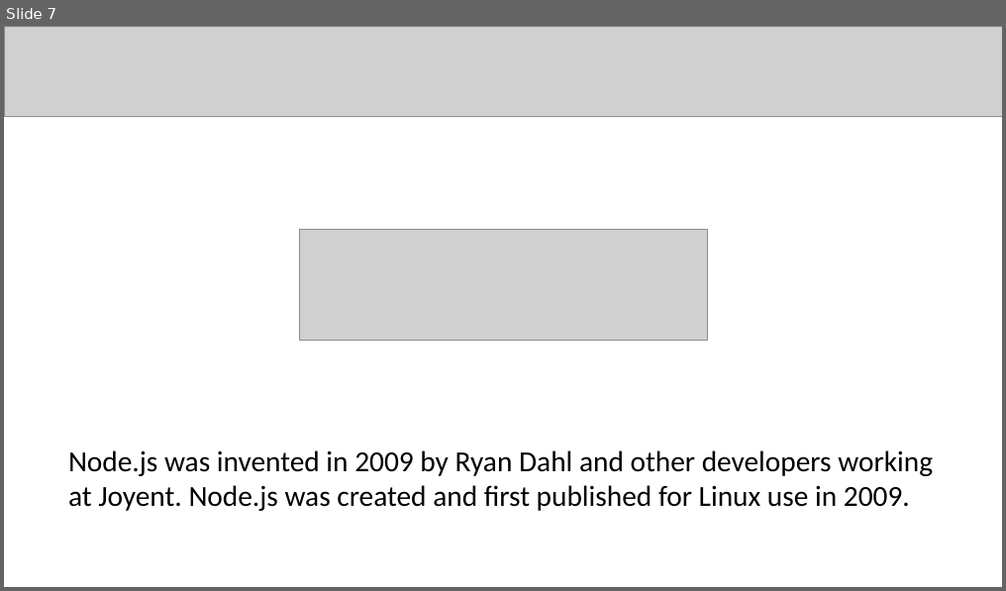
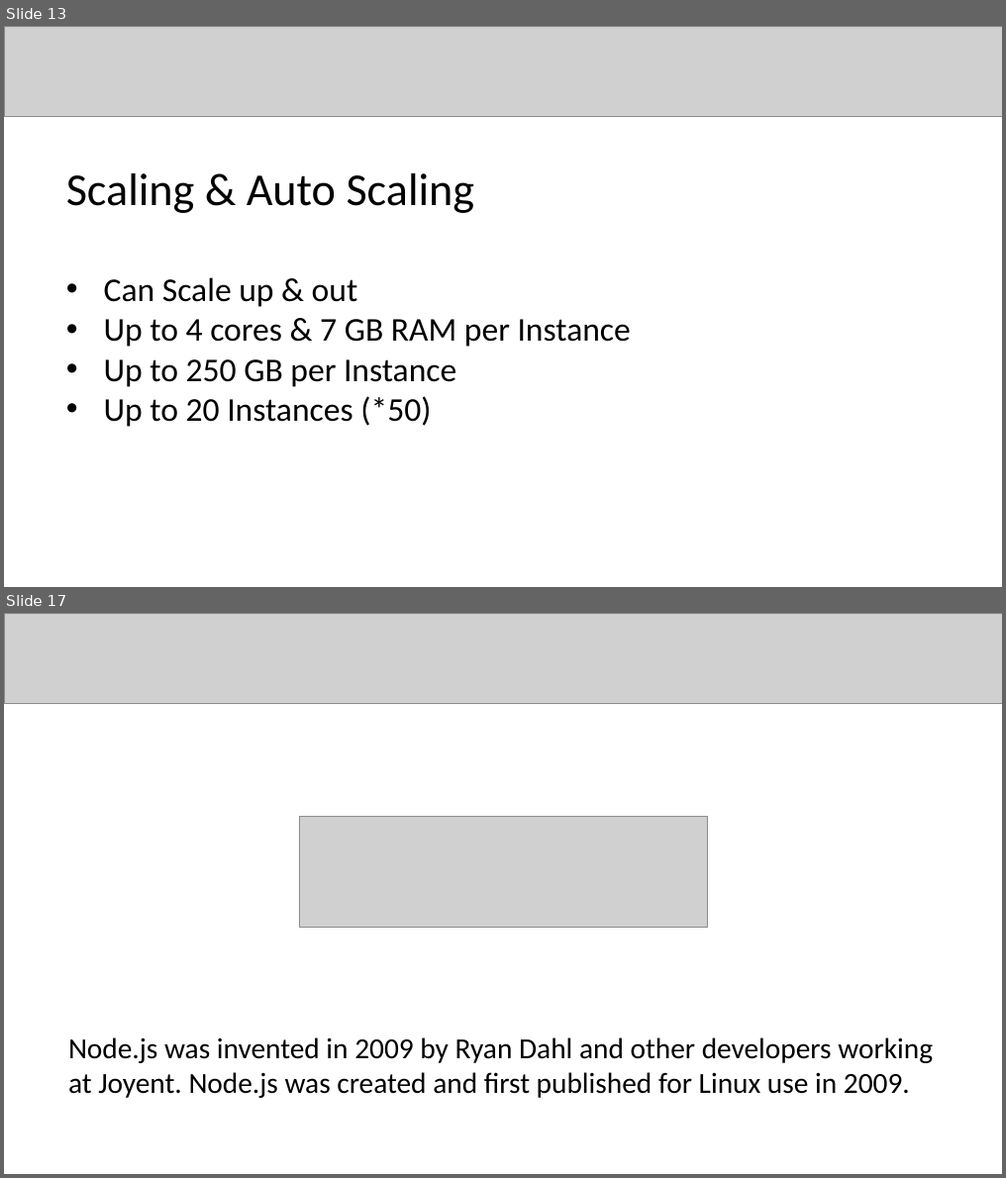
Before and after one commit to badescuga/NodeJsDemo, a slide deck: slidedeck/slides.pptx. Shown one above the other, each under a label of ours: slide 7 before the commit, slides 13 and 17 after it; the slides between them are not shown. The pictures are 1006x591 and 1006x1178 pixels, drawn with LibreOffice and Linux fonts; fonts in the diff are those of the drawing; grey boxes stand for pictures. Boxes give left, top, right and bottom in pixels: in the first picture for what was removed or moved away, otherwise in the second. Text is boxed around its words. In the diff, an @@ line names an element or a change of style, - is before the commit and + after.

```diff
--- a/slidedeck/slides.pptx
+++ b/slidedeck/slides.pptx
@@ slide 13 added at (4,26,1002,587), background #FFFFFF @@
@@ picture added at (4,26,1002,116) @@
@@ text added at (66,174,475,213), 44 pt, text #000000 @@
+Scaling & Auto Scaling
@@ text added at (104,277,631,427), 32 pt, text #000000 @@
+• Can Scale up & out
+• Up to 4 cores & 7 GB RAM per Instance
+• Up to 250 GB per Instance
+• Up to 20 Instances (*50)
@@ what was slide 7 is now slide 17 @@
```
Also in this commit, not shown: 9 other slides added.
